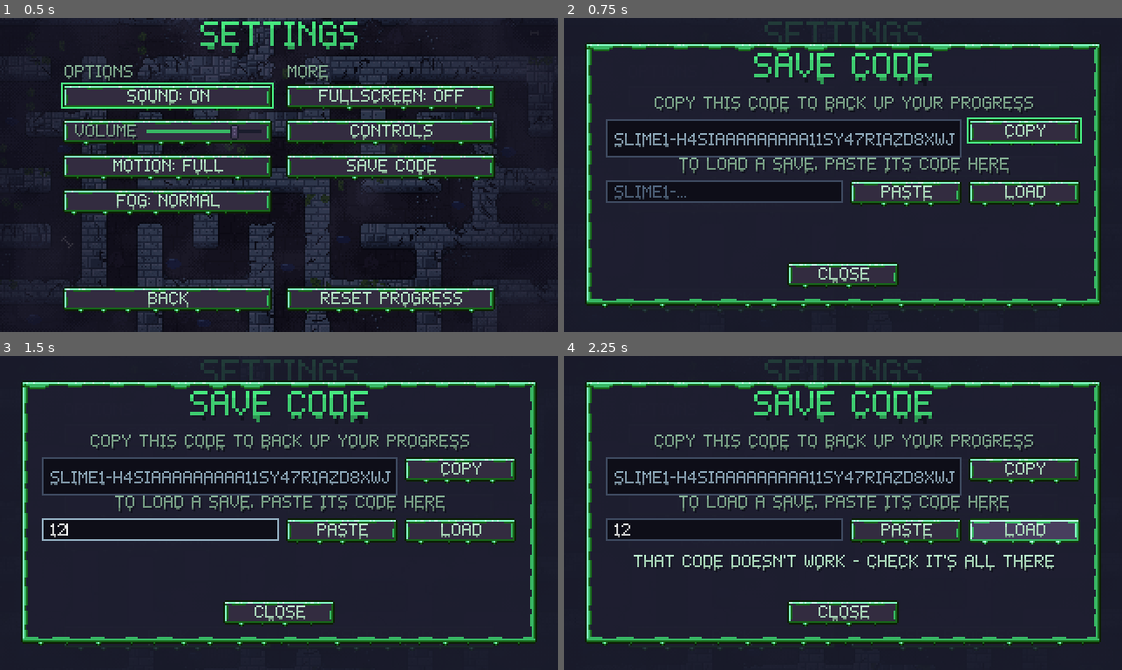
Above: before the commit, frames 1-4 (two rows, left to right).
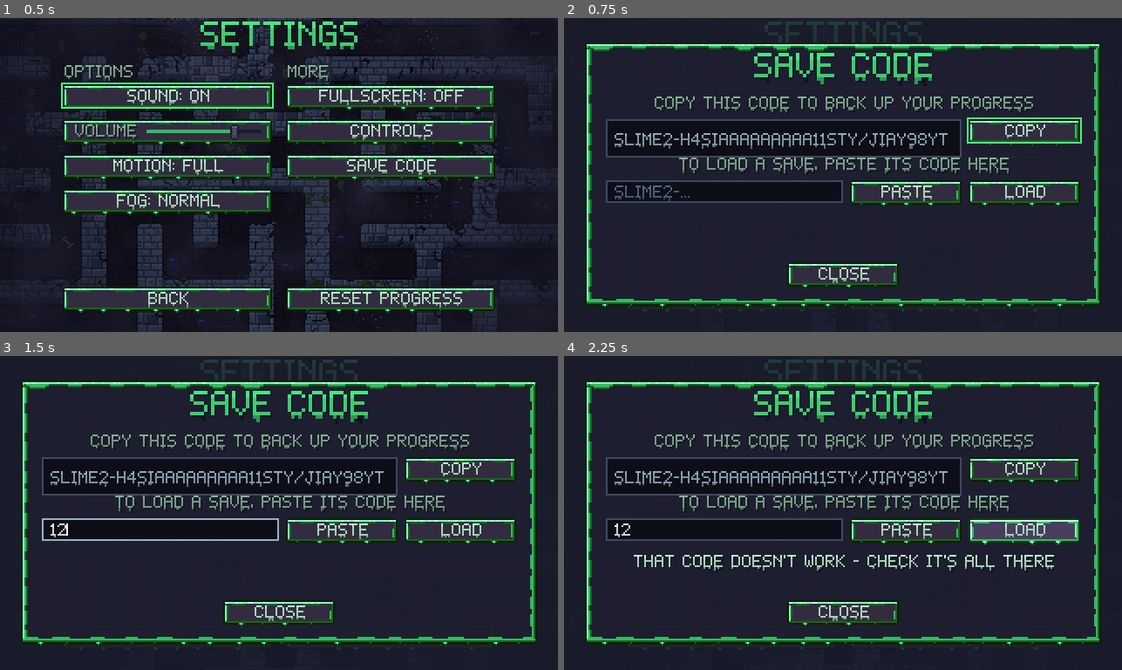
Above: after the commit, the same moments.

Repository: AveryBlue-GD/slime-time
Game: Godot game, scene res://scenes/controls.tscn
Same seed, same stepped clock (60 frames per second), same inputs: the game is played once before the commit and once after it. This scene is started directly instead of the project's main scene.
Inputs (mouse positions are in pixels of both pictures, inside the frame that each line leads up to):
- Up to frame 1 (0.5 s): no input
- Up to frame 2 (0.75 s): click "SAVE CODE" at 0.5 s
- Up to frame 3 (1.5 s): click (161, 528) at 1.27 s; type "12" at 1.35 s
- Up to frame 4 (2.25 s): click "LOAD" at 2 s

Frame 1 is identical in both runs. In frame 2, 1.0% of the frame differs, in the area x 17-70%, y 36-59%; in frame 3, 0.9%; in frame 4, 0.9%.

Commit message:
Fresh start for the public release: new user dir, save epoch, SLIME2- codes
user:// is now the release dir SlimeTime_R1 (use_custom_user_dir), so saves of
pre-release builds (old 'Slime Time' app_userdata dir, /userfs on itch) are never
read. Saves and codes carry [meta] epoch = RELEASE_EPOCH and are ignored without
it; codes start SLIME2- and old SLIME1- codes show THAT CODE IS FROM AN OLD
VERSION. Codes that aren't padded base64 are refused before decoding.

Co-Authored-By: Claude Sonnet 5.5 <noreply@anthropic.com>

Diff:
--- a/project.godot
+++ b/project.godot
@@ -11,6 +11,8 @@
 [application]
 
 config/name="Slime Time"
+config/use_custom_user_dir=true
+config/custom_user_dir_name="SlimeTime_R1"
 run/main_scene="res://scenes/title.tscn"
 config/features=PackedStringArray("4.7")
 config/icon="res://icon.png"
--- a/scripts/dev_log.gd
+++ b/scripts/dev_log.gd
@@ -6,7 +6,7 @@
 ## (the first write of the process) and stops growing at MAX_BYTES.
 ## Path: `user://dev_attempts.log` for the owner's play.sh --dev launch; any test / headless / movie /
 ## screenshot run writes `user://dev_attempts_<pid>.log` instead, so it never clobbers a running game's log.
-## macOS: ~/Library/Application Support/Godot/app_userdata/<project name>/dev_attempts.log
+## macOS: ~/Library/Application Support/SlimeTime_R1/dev_attempts.log (the release user dir, project.godot)
 
 const MAX_BYTES := 200_000
 const PLAIN_PATH := "user://dev_attempts.log"
--- a/scripts/progress.gd
+++ b/scripts/progress.gd
@@ -18,6 +18,10 @@
 }
 const SECONDARY_KEYS := {move_up = KEY_UP, move_down = KEY_DOWN, move_left = KEY_LEFT, move_right = KEY_RIGHT}
 
+## The player's save. user:// is the RELEASE user data dir (project.godot application/config/
+## custom_user_dir_name, e.g. ~/Library/Application Support/SlimeTime_R1 on macOS, /userfs/SlimeTime_R1
+## in a browser), so saves from builds before the public release (in the old "Slime Time" app_userdata
+## dir) are never read. See docs/itch-release.md "Fresh-start policy".
 const REAL_SAVE_PATH := "user://save.cfg"
 ## Throwaway saves are this + the process id + ".cfg" (deleted on start and on quit).
 const THROWAWAY_PREFIX := "user://test_save_run_"
@@ -25,8 +29,14 @@
 ## movie/screenshot and dev runs get a per-process throwaway file (see _default_save_path), and
 ## `--save-path=user://x.cfg` picks one explicitly.
 var save_path := _default_save_path()
-## Save codes start with this (the 1 is the format, in case it ever changes).
-const SAVE_CODE_PREFIX := "SLIME1-"
+## The release epoch: written to every save and code as [meta] epoch, and required when one is read.
+## A save or code from another epoch (or with none: every build before the public release) is never
+## loaded. Bump it together with custom_user_dir_name ("SlimeTime_R<epoch>") and SAVE_CODE_PREFIX
+## ("SLIME<epoch + 1>-") to wipe everyone's progress again (docs/itch-release.md).
+const RELEASE_EPOCH := 1
+## Save codes start with this. "SLIME1-" codes come from builds before the public release and are
+## refused with "FROM AN OLD VERSION" (is_old_code).
+const SAVE_CODE_PREFIX := "SLIME2-"
 ## The stopwatch skin's "notice seen" mark in skin_notices_seen (level numbers are 1-10).
 const STOPWATCH_NOTICE := 200
 ## Highest level the player may start (1-10).
@@ -52,6 +62,9 @@
 ## 5 = the bigger hard-mode mazes (HARD_SLIME_MULT rebalance, docs/level-design.md section 7): hard best
 ## times from an older save were set on the old, shorter hard mazes, so they are cleared (hard clears
 ## and hard medal tiers are kept; see _migrate_hard_times).
+## Every save of the public release (RELEASE_EPOCH 1) is version 5 or later, and saves/codes without
+## the epoch are never loaded, so the version < 5 migrations no longer run for real players; they are
+## kept (tested through _read) for any hand-made save that claims this epoch.
 const SAVE_VERSION := 5
 ## The first save version whose story coin keys / best times belong to the current layouts.
 const LAYOUT_VERSION := 4
@@ -381,8 +394,8 @@
 ## Loads `path` (default: save_path). Saving still only ever goes to save_path.
 func load_progress(path := "") -> void:
 	var file := ConfigFile.new()
-	if file.load(save_path if path == "" else path) != OK:
-		return
+	if file.load(save_path if path == "" else path) != OK or not _is_this_epoch(file):
+		return  # no save, or one from another release epoch: a fresh start (the file is overwritten on the next save)
 	_read(file)
 	# An older save was migrated in memory; write it back once so the migration (which builds
 	# every story maze) doesn't rerun on each launch.
@@ -454,7 +467,7 @@
 ## level keeps its COUNT of found coins (as counted before, capped at Levels.COINS), now as the first
 ## N coins of the new layout (Levels.coin_keys order), so coins_earned, and with it the coins spent
 ## on upgrades, stays exactly the same and nobody's balance can go negative. A pure function of
-## the old data: reading the same old save or SLIME1- code again gives the same result, and the
+## the old data: reading the same old save again gives the same result, and the
 ## next save is version 4, which is never migrated again.
 func _migrate_coins() -> void:
 	for level: int in coins_found.keys():
@@ -595,6 +608,7 @@
 func _write() -> ConfigFile:
 	var file := ConfigFile.new()
 	file.set_value("meta", "version", SAVE_VERSION)
+	file.set_value("meta", "epoch", RELEASE_EPOCH)
 	file.set_value("progress", "levels_cleared", levels_cleared)
 	file.set_value("progress", "highest_unlocked", highest_unlocked)
 	file.set_value("progress", "current_level", current_level)
@@ -637,7 +651,7 @@
 	return file
 
 
-## The whole save as a code to copy somewhere safe: "SLIME1-" and the save file, gzipped, in
+## The whole save as a code to copy somewhere safe: SAVE_CODE_PREFIX ("SLIME2-") and the save file, gzipped, in
 ## base64. Pasting it back with load_code restores the progress (in a browser whose storage was
 ## cleared, on another browser, or in the Windows version).
 func save_code() -> String:
@@ -650,11 +664,45 @@
 const MAX_SAVE_CODE_LENGTH := 65536
 
 
+## Only codes made by this release epoch work: an old prefix, or a code without this [meta] epoch,
+## gives null (is_old_code tells those apart from broken codes).
 static func read_code(code: String) -> ConfigFile:
-	code = code.strip_edges().replace(" ", "").replace("\n", "").replace("\r", "").replace("\t", "")
-	if not code.begins_with(SAVE_CODE_PREFIX) or code.length() > MAX_SAVE_CODE_LENGTH:
+	code = _clean_code(code)
+	if not code.begins_with(SAVE_CODE_PREFIX):
 		return null
-	var packed := Marshalls.base64_to_raw(code.trim_prefix(SAVE_CODE_PREFIX))
+	var file := _decode_code(code.trim_prefix(SAVE_CODE_PREFIX))
+	return file if file != null and _is_this_epoch(file) else null
+
+
+## True for a code from an older build: another "SLIME<n>-" prefix (e.g. SLIME1- from before the
+## public release), or a working save with this prefix but not this release epoch.
+static func is_old_code(code: String) -> bool:
+	code = _clean_code(code)
+	if code.begins_with(SAVE_CODE_PREFIX):
+		var file := _decode_code(code.trim_prefix(SAVE_CODE_PREFIX))
+		return file != null and not _is_this_epoch(file)
+	var dash := code.find("-")
+	return code.begins_with("SLIME") and dash > 5 and code.substr(5, dash - 5).is_valid_int()
+
+
+## True if a save (file or code) was written by this release epoch.
+static func _is_this_epoch(file: ConfigFile) -> bool:
+	var epoch: Variant = file.get_value("meta", "epoch", null)
+	return typeof(epoch) == TYPE_INT and epoch == RELEASE_EPOCH
+
+
+static func _clean_code(code: String) -> String:
+	return code.strip_edges().replace(" ", "").replace("\n", "").replace("\r", "").replace("\t", "")
+
+
+static var _BASE64 := RegEx.create_from_string("^[A-Za-z0-9+/]+={0,2}$")
+
+
+## The save inside a code's base64 (after the prefix), or null if it isn't one.
+static func _decode_code(body: String) -> ConfigFile:
+	if body.length() > MAX_SAVE_CODE_LENGTH or body.length() % 4 != 0 or not _BASE64.search(body):
+		return null  # (not base64: refused before base64_to_raw, which would log engine errors)
+	var packed := Marshalls.base64_to_raw(body)
 	if packed.is_empty():
 		return null
 	var text := packed.decompress_dynamic(1 << 20, FileAccess.COMPRESSION_GZIP).get_string_from_utf8()
--- a/scripts/ui/controls.gd
+++ b/scripts/ui/controls.gd
@@ -6,6 +6,8 @@
 ## RESET PROGRESS, which asks for a CONFIRM before wiping the save.
 
 const KEY_CONTROLS_SCENE := "res://scenes/key_controls.tscn"
+## What the SAVE CODE panel says about a code from an older build (it never loads).
+const OLD_CODE_MESSAGE := "THAT CODE IS FROM AN OLD VERSION"
 
 ## Layout: two even columns on one grid. Left: SOUND, VOLUME, MOTION, FOG. Right: FULLSCREEN,
 ## CONTROLS, SAVE CODE. BACK bottom left, the destructive RESET PROGRESS bottom right.
@@ -130,7 +132,7 @@
 	paste_button = UIKit.make_button("PASTE", _paste_code, Vector2(64, 13))
 	paste_button.position = Vector2(164, 93)
 	code_panel.add_child(paste_button)
-	code_in.placeholder_text = "SLIME1-..."
+	code_in.placeholder_text = Progress.SAVE_CODE_PREFIX + "..."
 	code_in.text_changed.connect(func(_text: String) -> void:
 		load_armed = false
 		code_status.text = "")
@@ -200,7 +202,7 @@
 	code_in.text = text
 	code_in.caret_column = text.length()
 	load_armed = false
-	code_status.text = "PASTED - PRESS LOAD" if Progress.read_code(text) != null else "THAT CODE DOESN'T WORK - CHECK IT'S ALL THERE"
+	code_status.text = "PASTED - PRESS LOAD" if Progress.read_code(text) != null else _bad_code_message(text)
 	load_button.grab_focus()
 
 
@@ -258,7 +260,7 @@
 func _load_code() -> void:
 	if Progress.read_code(code_in.text) == null:
 		load_armed = false
-		code_status.text = "THAT CODE DOESN'T WORK - CHECK IT'S ALL THERE"
+		code_status.text = _bad_code_message(code_in.text)
 		return
 	if not load_armed:
 		load_armed = true
@@ -266,6 +268,12 @@
 		return
 	Progress.load_code(code_in.text)
 	UIKit.go(get_tree(), UIKit.TITLE_SCENE)  # start fresh with the loaded save
+
+
+## Why a code won't load: one from an older version of the game (progress from before the public
+## release never carries over) or a broken / cut-off one.
+func _bad_code_message(code: String) -> String:
+	return OLD_CODE_MESSAGE if Progress.is_old_code(code) else "THAT CODE DOESN'T WORK - CHECK IT'S ALL THERE"
 
 
 ## The "are you sure?" panel for RESET PROGRESS: nothing is wiped until CONFIRM is clicked.
